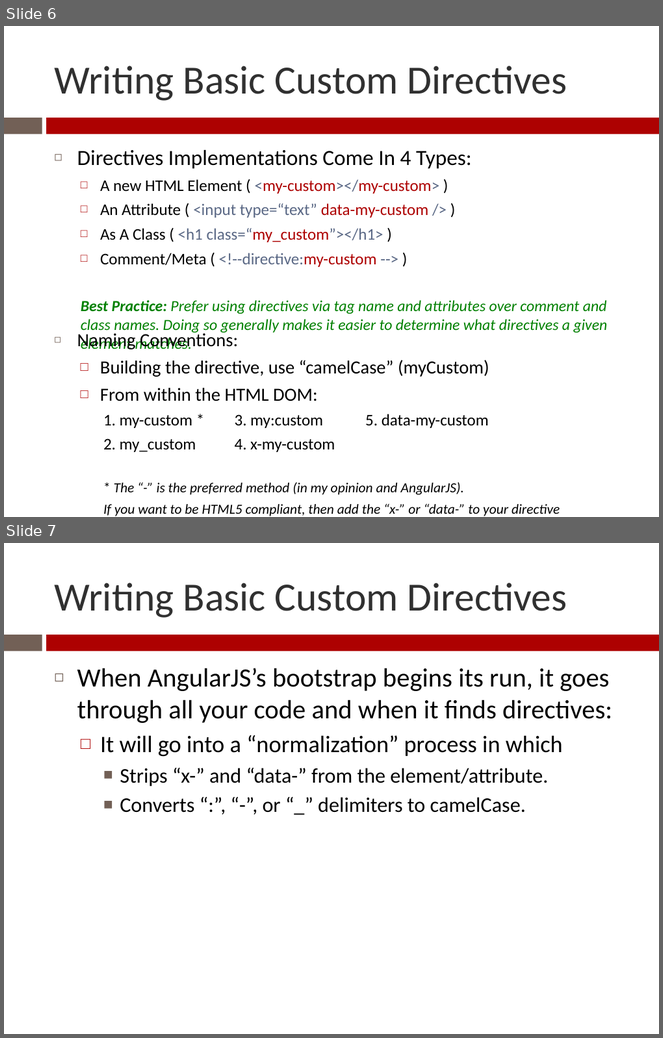
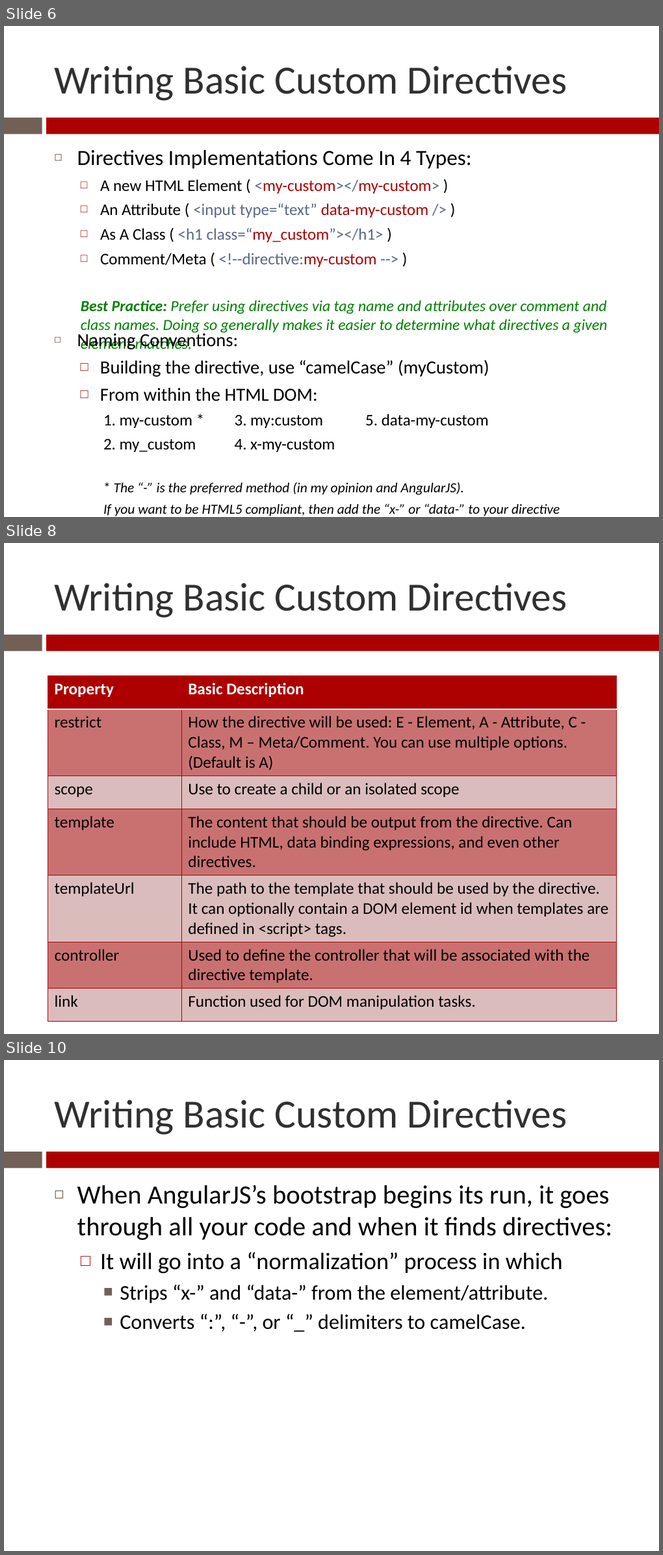
Before and after one commit to Zenitram-Oriaj/AngularJS_Directives, a slide deck: presentation/ajs_dir_presentation.pptx. Shown one above the other, each under a label of ours: slides 6 and 7 before the commit, slides 6, 8 and 10 after it; the slides between them are not shown. The pictures are 663x1038 and 663x1555 pixels, drawn with LibreOffice and Linux fonts; fonts in the diff are those of the drawing. Boxes give left, top, right and bottom in pixels: in the first picture for what was removed or moved away, otherwise in the second. Text is boxed around its words. In the diff, an @@ line names an element or a change of style, - is before the commit and + after.

```diff
--- a/presentation/ajs_dir_presentation.pptx
+++ b/presentation/ajs_dir_presentation.pptx
@@ slide 8 added at bbox=[4, 543, 659, 1034], background #FFFFFF; not listed: 2 template elements that a slide beside it also shows @@
@@ title added at bbox=[54, 583, 568, 618], 44 pt, text #303030 @@
+Writing Basic Custom Directives
@@ table added at bbox=[48, 676, 616, 1012], 7 rows, 2 columns @@
+Property | Basic Description
+restrict | How the directive will be used: E - Element, A - Attribute, C - Class, M – Meta/Comment. You can use multiple options. (Default is A)
+scope | Use to create a child or an isolated scope
+template | The content that should be output from the directive. Can include HTML, data binding expressions, and even other directives.
+templateUrl | The path to the template that should be used by the directive. It can optionally contain a DOM element id when templates are defined in <script> tags.
+controller | Used to define the controller that will be associated with the directive template.
+link | Function used for DOM manipulation tasks.
@@ what was slide 7 is now slide 10 @@
```
Also in this commit, not shown: 2 other slides added, 5 other files.
